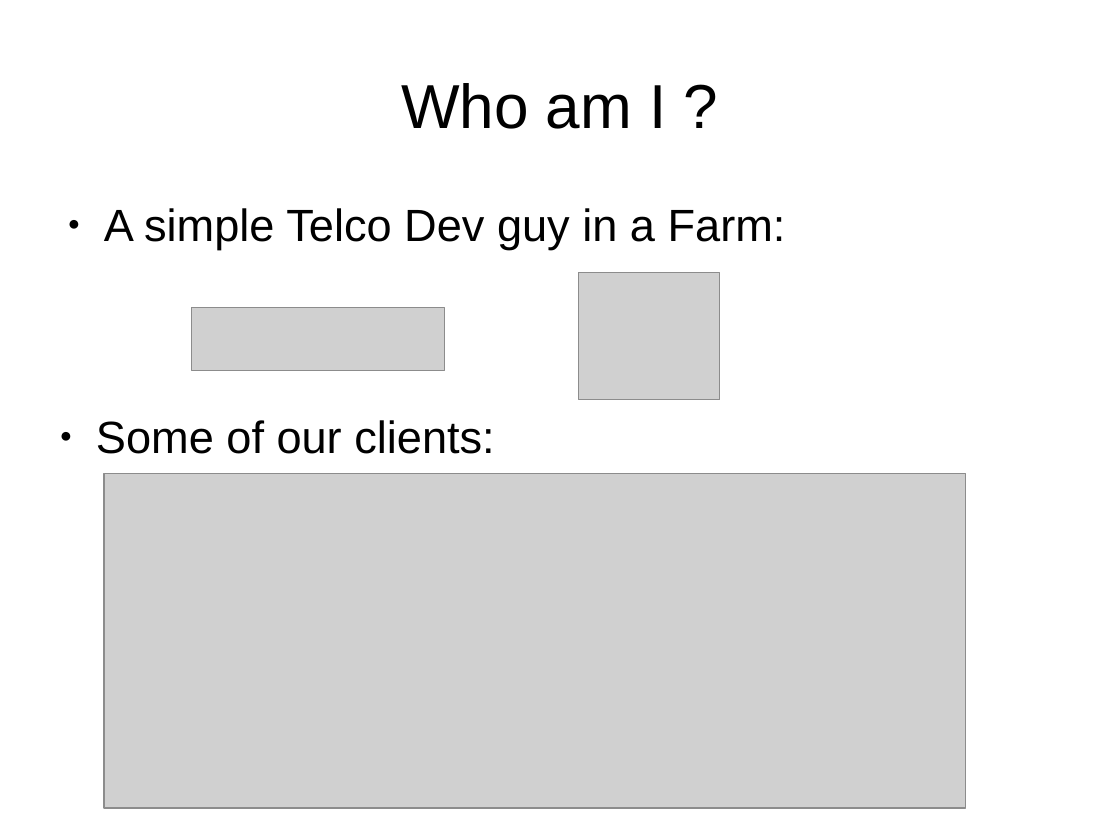
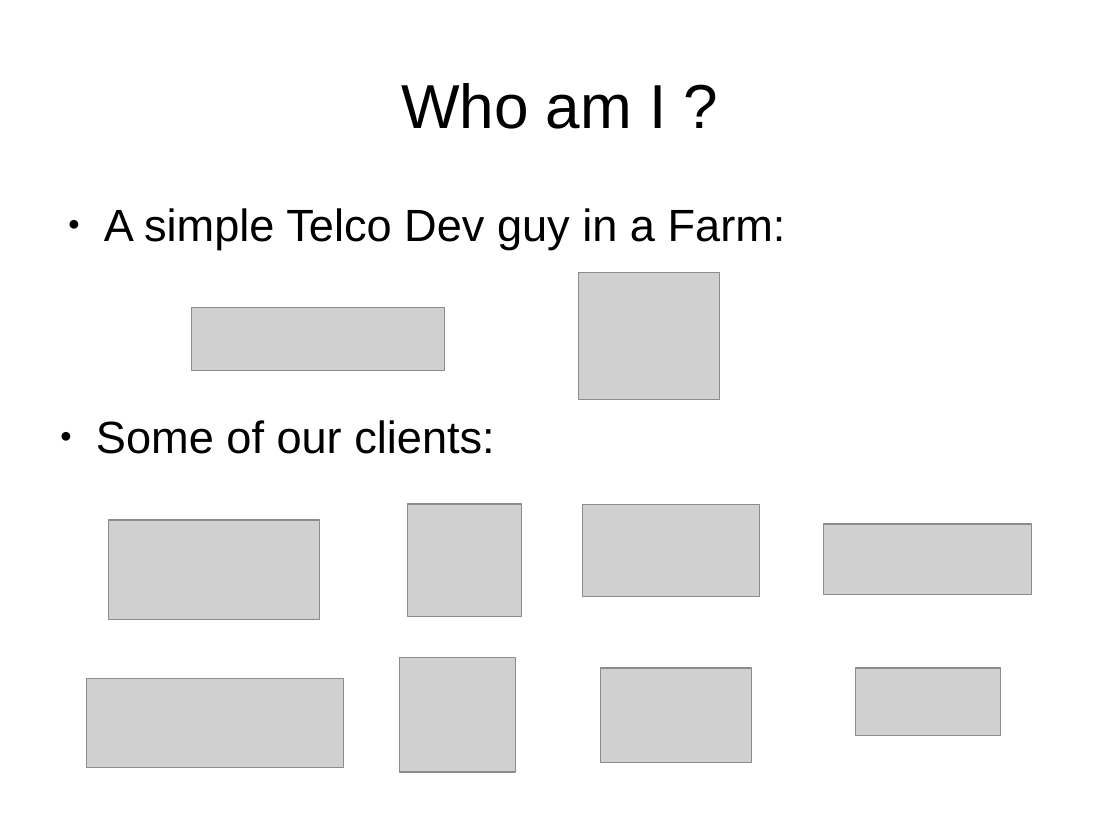
Before and after one commit to Eyepea/API-Hour, a slide deck: slide 3 of propaganda/en/FOSDEM_2015.odp. Drawn at 1120x840 pixels with LibreOffice and Linux fonts; fonts in the diff are those of the drawing; grey boxes stand for pictures. Boxes give left, top, right and bottom in pixels: in the first picture for what was removed or moved away, otherwise in the second. Text is boxed around its words. In the diff, an @@ line names an element or a change of style, - is before the commit and + after.

```diff
--- a/propaganda/en/FOSDEM_2015.odp
+++ b/propaganda/en/FOSDEM_2015.odp
@@ picture added at bbox=[409, 504, 521, 616] @@
@@ picture: place and size @@
-picture at bbox=[104, 474, 966, 808]
+picture at bbox=[582, 504, 760, 597]
@@ picture added at bbox=[109, 520, 320, 620] @@
@@ picture added at bbox=[824, 524, 1033, 596] @@
@@ picture added at bbox=[399, 658, 516, 771] @@
@@ picture added at bbox=[87, 678, 345, 768] @@
@@ picture added at bbox=[601, 668, 752, 762] @@
@@ picture added at bbox=[857, 668, 1002, 736] @@
```
Also in this commit, not shown: 1 other slide changed, 2 other files.
